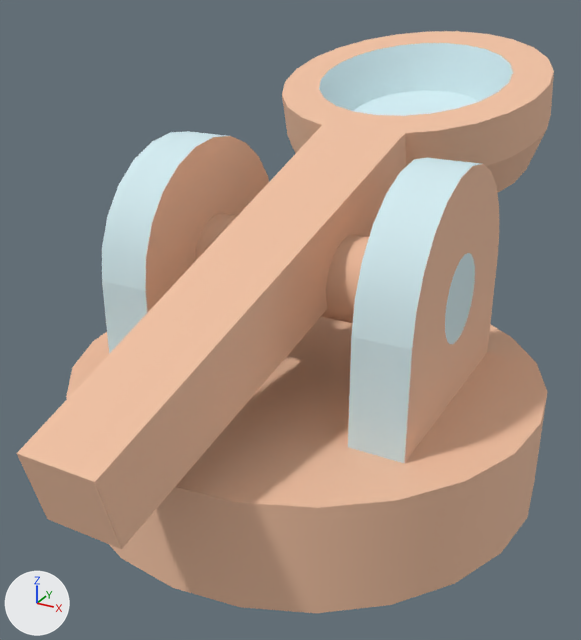
What one commit did to the OBJ model Project/Asset/Mesh/enemy/weapon_catapult.obj.
The view is the same before and after, from a 50 mm lens placed at (0.331, -0.633, 0.462), pointed at (-0.019, 0.004, 0.143). Lighting does not change. The marker at lower left points along +X, +Y and +Z. Where no turn or scale is listed for an object, it has been applied to the vertices.

Names of what the first picture shows: 'catapult', 'weapon_catapult'.
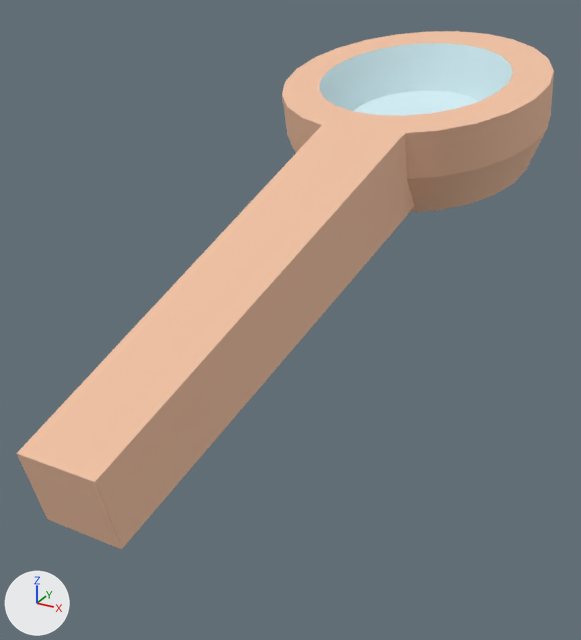
The newer file is also turned or shifted as a whole; pictures and numbers use the older file's frame.

Pixel boxes [x1, y1, x2, y2] of what changed, in the pictures (581 x 640 px):
'weapon_catapult', deleted (beige): before [66, 131, 547, 613]
    faces in mat_weapon_catapult_wood (beige #f1c1a2): [66, 136, 547, 613]
    faces in mat_weapon_catapult_stone (white #d4edf2): [102, 131, 481, 464]

Patch to the scene script:
```diff
--- a/Project/Asset/Mesh/enemy/weapon_catapult.obj.py
+++ b/Project/Asset/Mesh/enemy/weapon_catapult.obj.py
@@ ob_weapon_catapult @@
-ob_weapon_catapult = bpy.data.objects.new('weapon_catapult', me_weapon_catapult)
-ob_weapon_catapult.location = (0.0, 0.0, 0.0)
```
